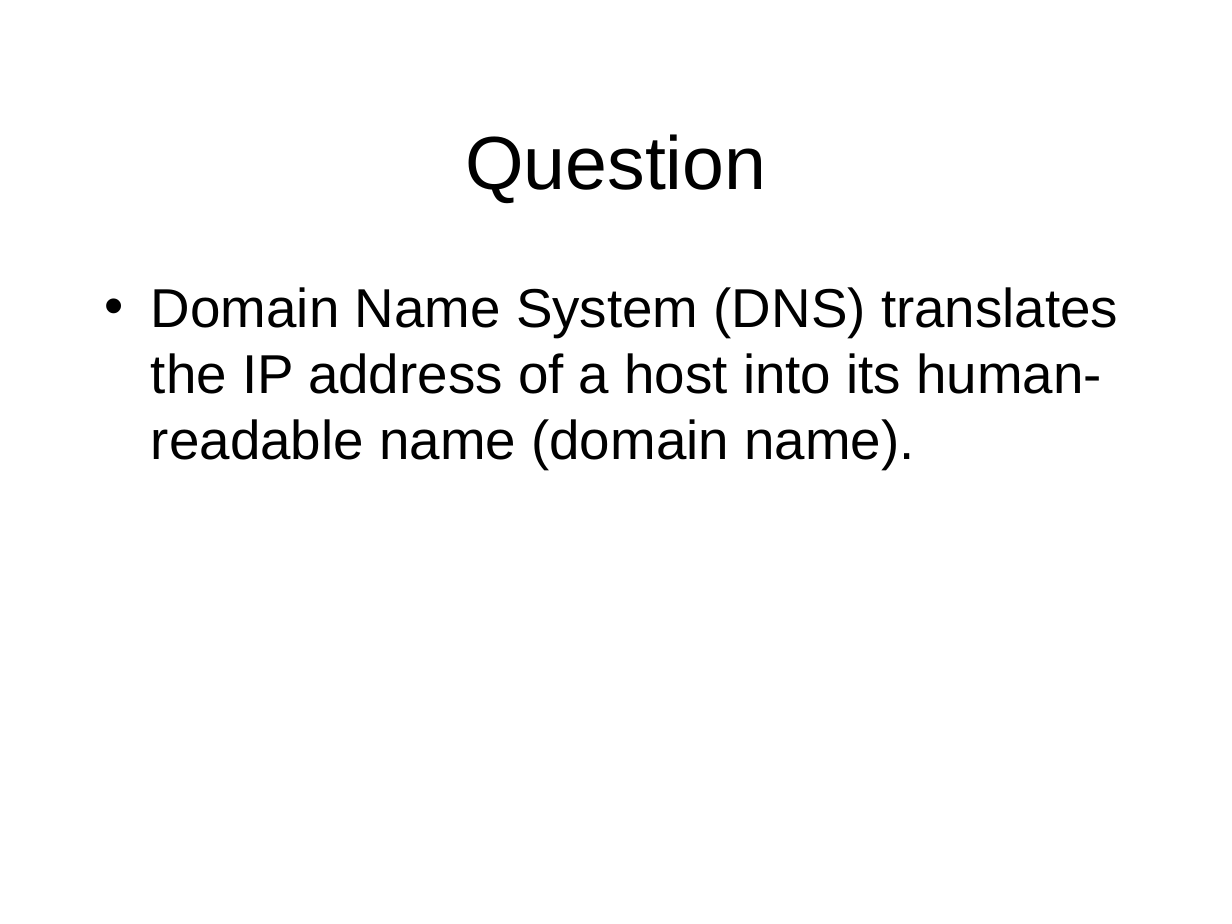
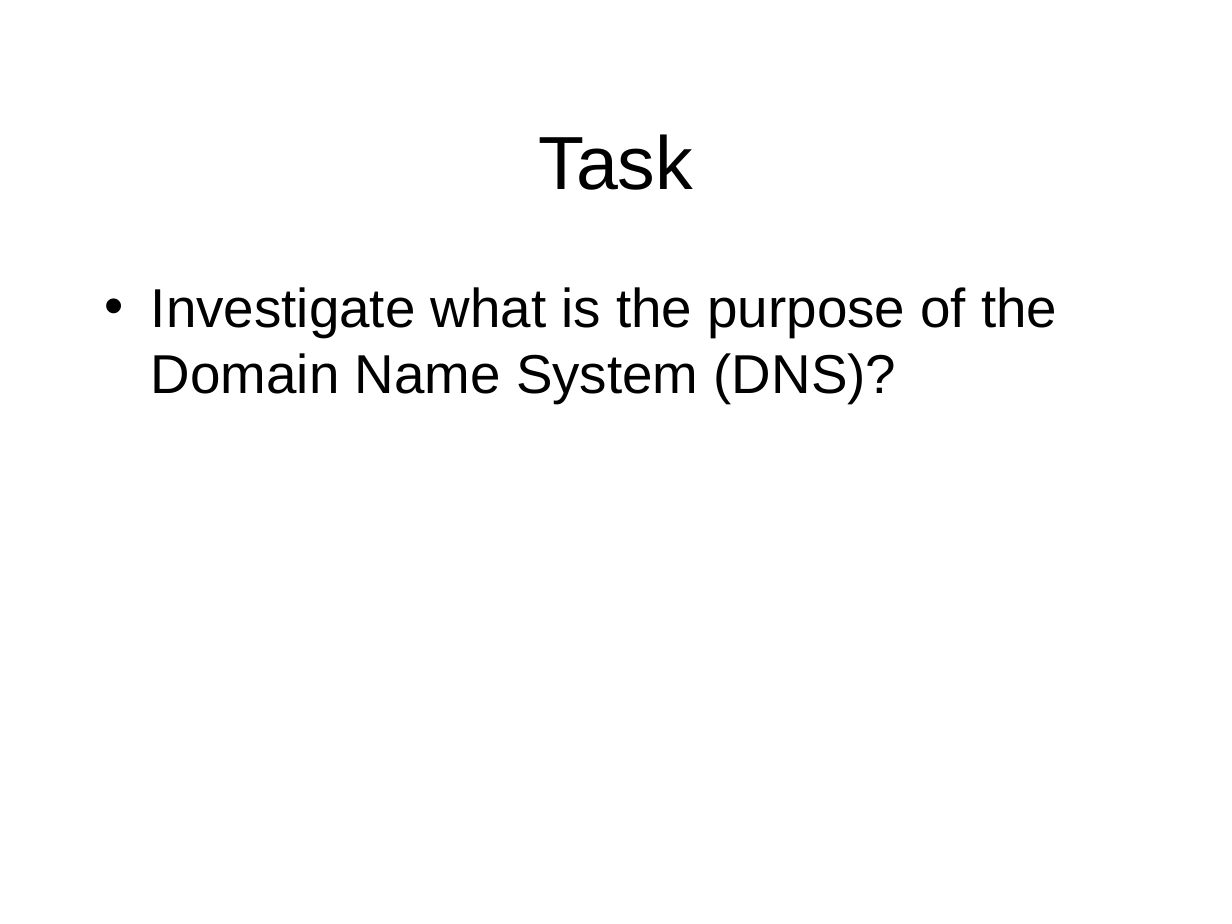
Before and after one commit to octaviordz/zjnu2017.github.io, a slide deck: slide 74 of WAD/lectures/020--HTML.Fundamentals.pptx. Drawn at 1232x924 pixels with LibreOffice and Linux fonts; fonts in the diff are those of the drawing. Boxes give left, top, right and bottom in pixels: in the first picture for what was removed or moved away, otherwise in the second. Text is boxed around its words. In the diff, an @@ line names an element or a change of style, - is before the commit and + after.

Commit message:
Update slides.

```diff
--- a/WAD/lectures/020--HTML.Fundamentals.pptx
+++ b/WAD/lectures/020--HTML.Fundamentals.pptx
@@ title at (x1=538, y1=134, x2=693, y2=190): text changed @@
-Question
+Task
@@ text at (x1=151, y1=287, x2=1057, y2=403): text changed @@
-• Domain Name System (DNS) translates the IP address of a host into its human-readable name (domain name).
+• Investigate what is the purpose of the Domain Name System (DNS)?
```
Also in this commit, not shown: 1 slide removed, 1 other file.
